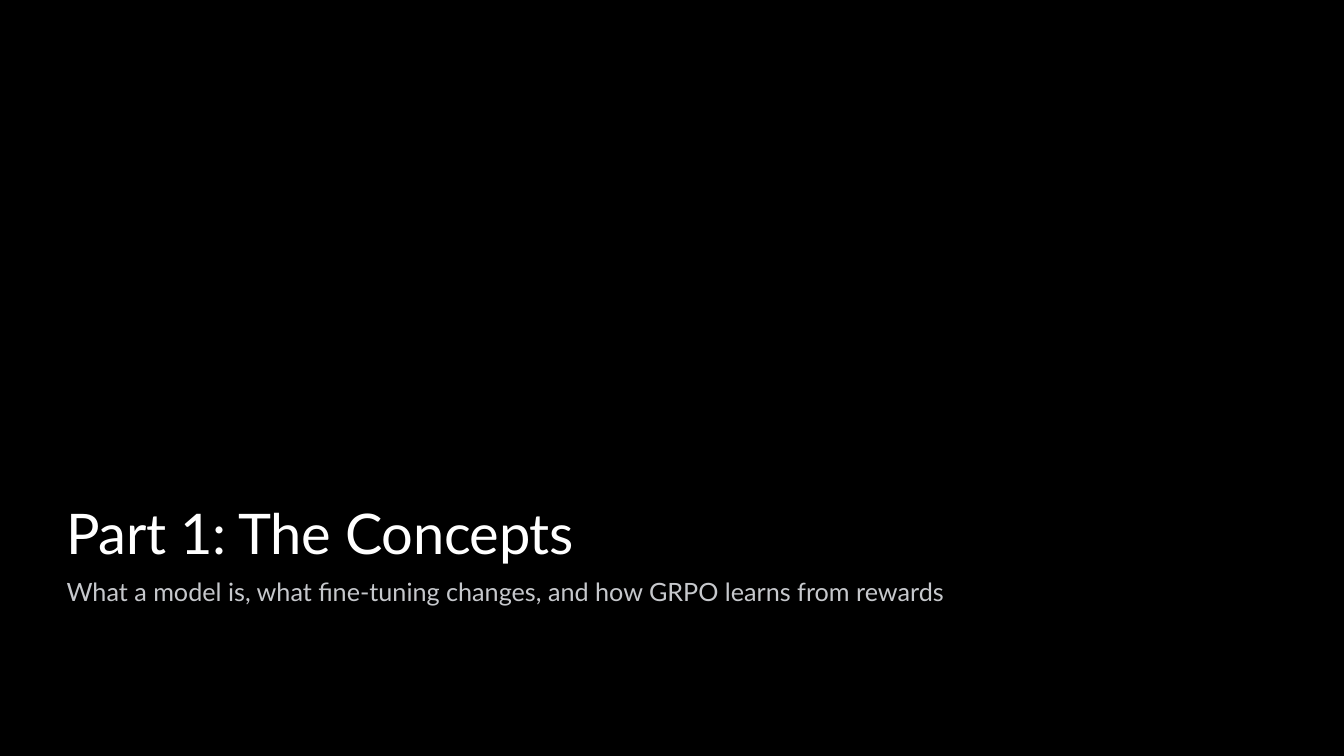
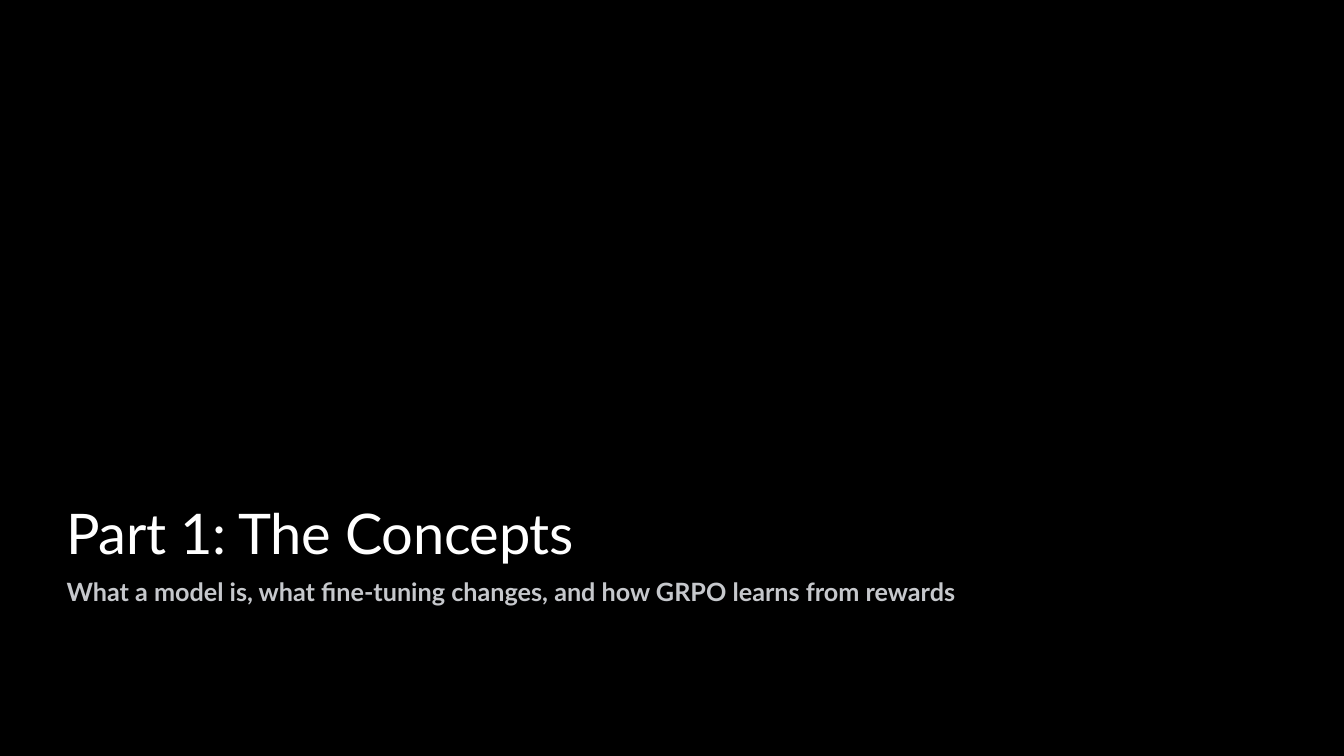
Before and after one commit to mkbhanda/Unsloth-RL-Workshop-on-Radeon, a slide deck: slide 4 of docs/AMD-Unsloth-GRPO-Fine-tuning1.pptx. Drawn at 1344x756 pixels with LibreOffice and Linux fonts; fonts in the diff are those of the drawing; background and template pictures are left out. Boxes give left, top, right and bottom in pixels: in the first picture for what was removed or moved away, otherwise in the second. Text is boxed around its words. In the diff, an @@ line names an element or a change of style, - is before the commit and + after.

```diff
--- a/docs/AMD-Unsloth-GRPO-Fine-tuning1.pptx
+++ b/docs/AMD-Unsloth-GRPO-Fine-tuning1.pptx
@@ text "What a model is, what ..." at box(67, 582, 956, 606): bold on @@
```
Also in this commit, not shown: 14 other slides changed, 1 other file.
